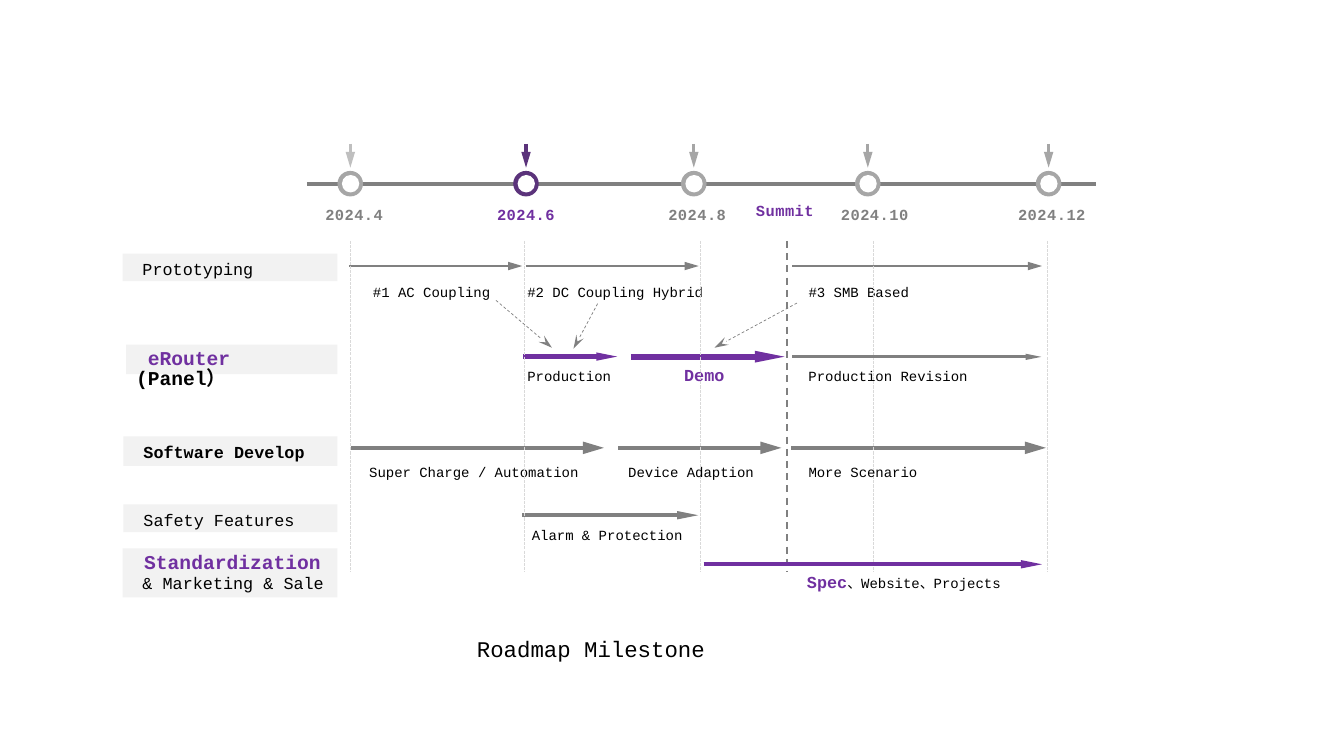
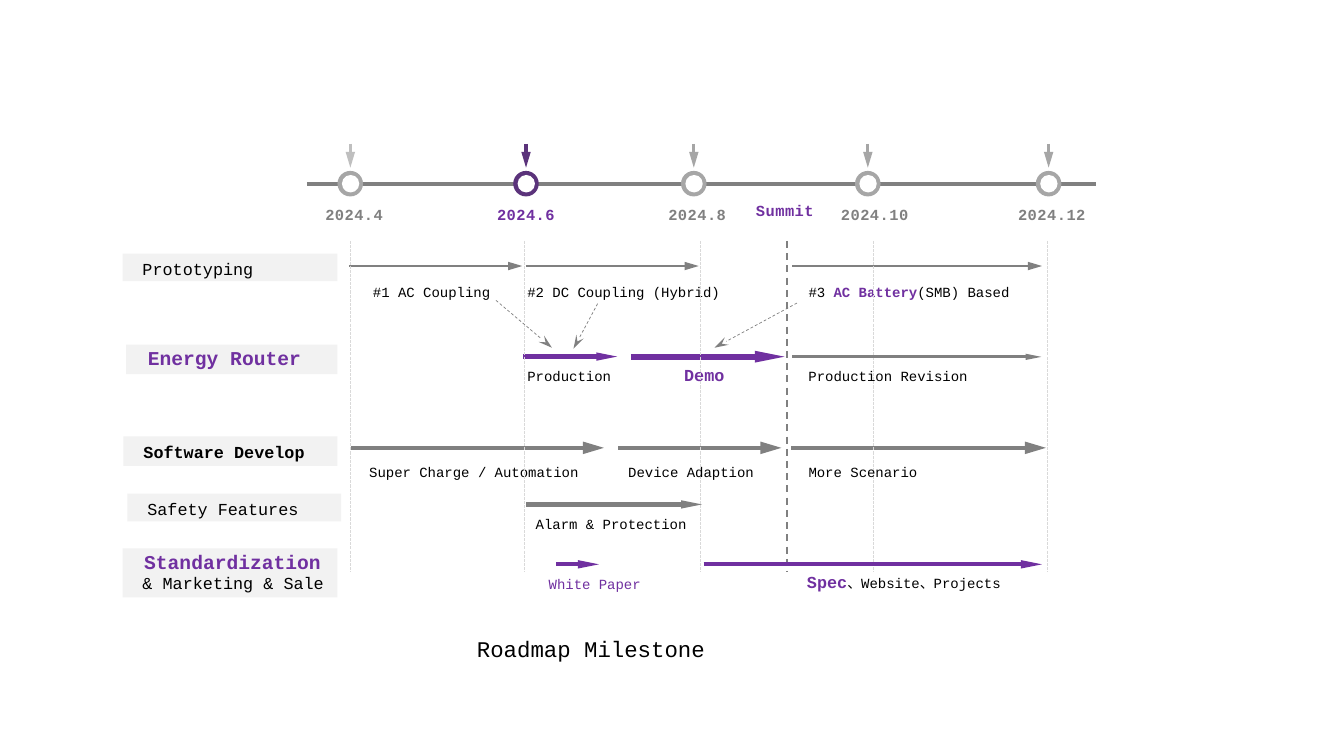
Before and after one commit to open-renewable-energy-systems/ores, a slide deck: slide 1 of Reference_Implementation/images/energy_route_roadmap_milestone.pptx. Drawn at 1344x756 pixels with LibreOffice and Linux fonts; fonts in the diff are those of the drawing. Boxes give left, top, right and bottom in pixels: in the first picture for what was removed or moved away, otherwise in the second. Text is boxed around its words. In the diff, an @@ line names an element or a change of style, - is before the commit and + after.

Commit message:
AC Battery based eRouter feature and roadmap updated.

```diff
--- a/Reference_Implementation/images/energy_route_roadmap_milestone.pptx
+++ b/Reference_Implementation/images/energy_route_roadmap_milestone.pptx
@@ text at [527,287,720,300]: text changed @@
-#2 DC Coupling Hybrid
+#2 DC Coupling (Hybrid)
@@ text at [809,287,1010,300]: text changed @@
-#3 SMB Based
+#3 AC Battery(SMB) Based
@@ text in rectangle at [148,352,301,369]: text changed @@
-eRouter (Panel）
+Energy Router
@@ 1 rectangle, 1 text, 1 arrow: place and size @@
-1 rectangle, 1 text, 1 arrow at [124,504,699,540]
+1 rectangle, 1 text, 1 arrow at [127,494,703,529]
@@ arrow added from (557, 565) to (599, 565), #7030A0 3 pt @@
@@ text added at [549,579,641,592], 10 pt, text #7030A0 @@
+White Paper
```
Also in this commit, not shown: 1 slide added, 4 other files.
